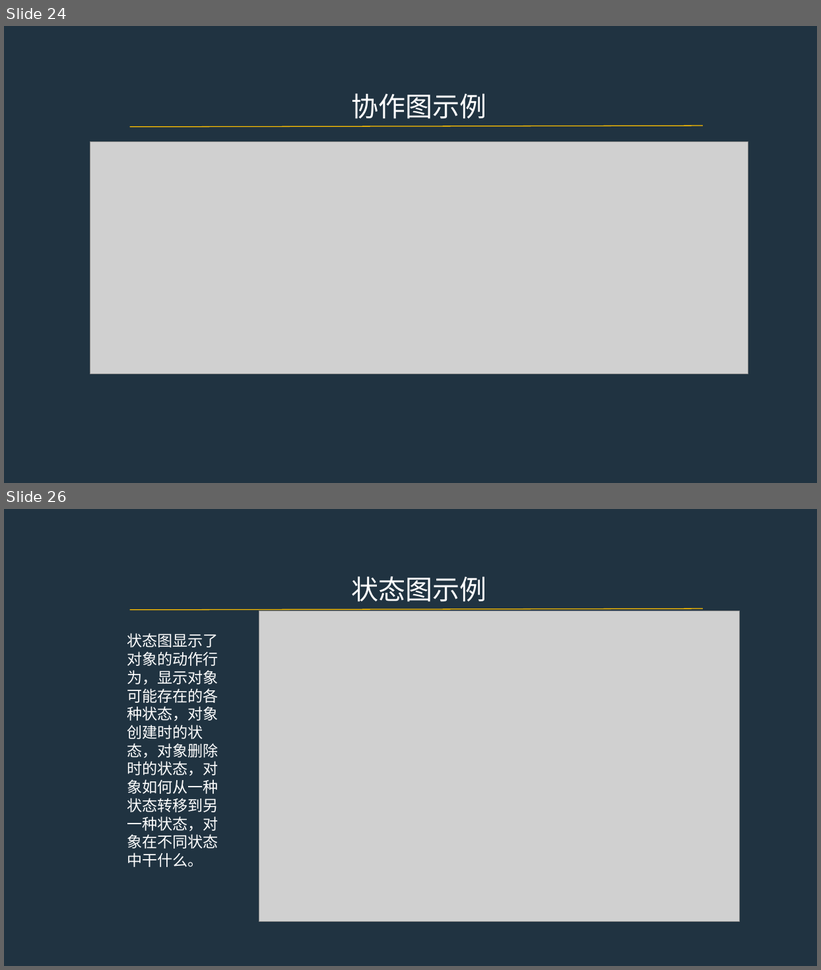
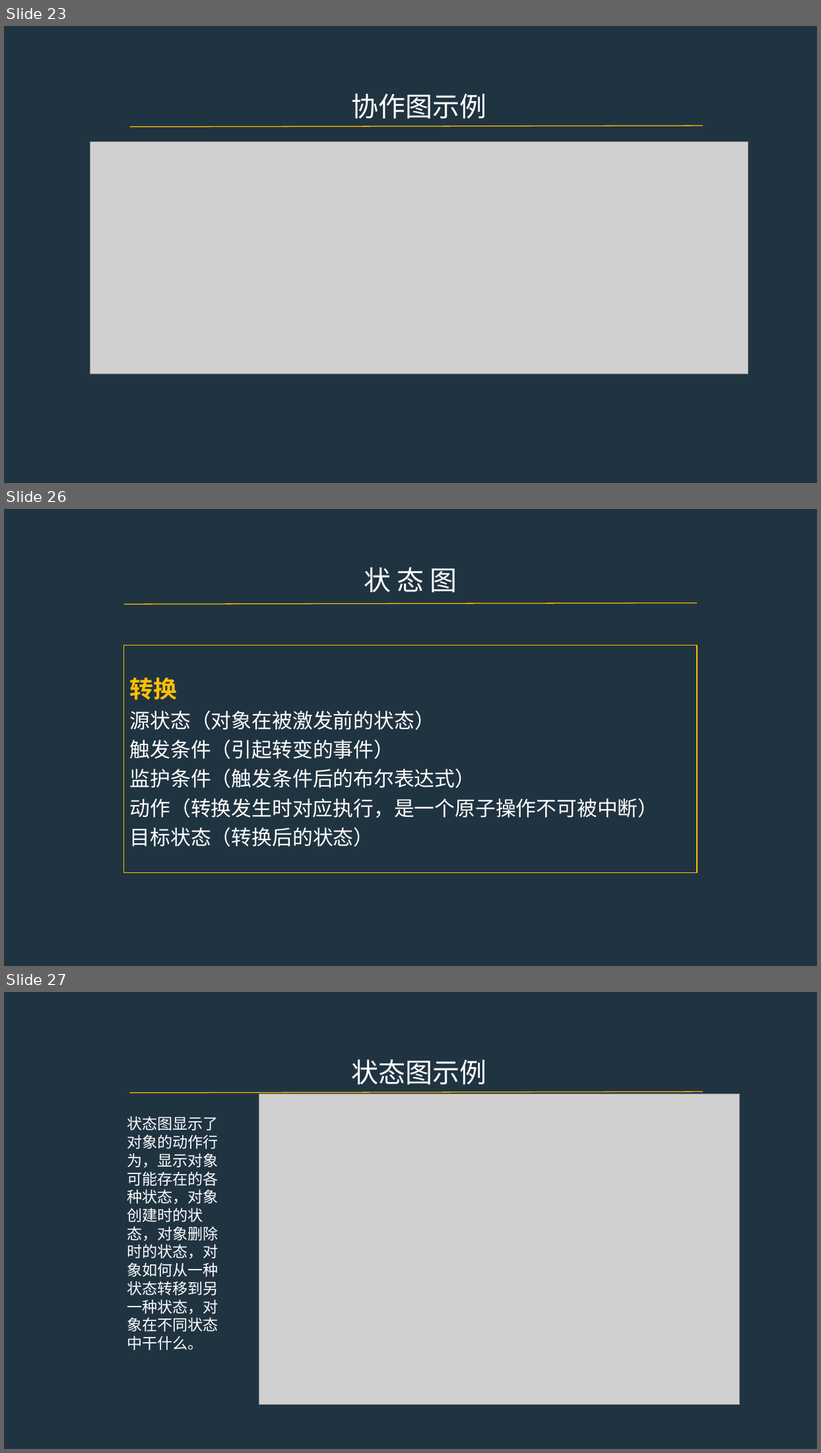
Before and after one commit to PRD2017-G07/G07-teamwork, a slide deck: 0PPT/UML图.pptx. Shown one above the other, each under a label of ours: slides 24 and 26 before the commit, slides 23, 26 and 27 after it; the slides between them are not shown. The pictures are 821x970 and 821x1453 pixels, drawn with LibreOffice and Linux fonts; fonts in the diff are those of the drawing; grey boxes stand for pictures. Boxes give left, top, right and bottom in pixels: in the first picture for what was removed or moved away, otherwise in the second. Text is boxed around its words. In the diff, an @@ line names an element or a change of style, - is before the commit and + after.

```diff
--- a/0PPT/UML图.pptx
+++ b/0PPT/UML图.pptx
@@ slide 26 added at [4, 509, 817, 966], background #203341 @@
@@ text added at [364, 567, 457, 593], 32 pt, text #FFFFFF @@
+状 态 图
@@ line added from (124, 604) to (697, 603), #FFC000 1 pt @@
@@ rectangle added at [124, 645, 698, 873], outline #FFC000 1 pt, 24 pt, text #FFFFFF @@
+转换
+源状态（对象在被激发前的状态）
+触发条件（引起转变的事件）
+监护条件（触发条件后的布尔表达式）
+动作（转换发生时对应执行，是一个原子操作不可被中断）
+目标状态（转换后的状态）
@@ what was slide 24 is now slide 23 @@
@@ what was slide 26 is now slide 27 @@
```
Also in this commit, not shown: 8 slides changed, 1 other slide added, 1 slide removed.
